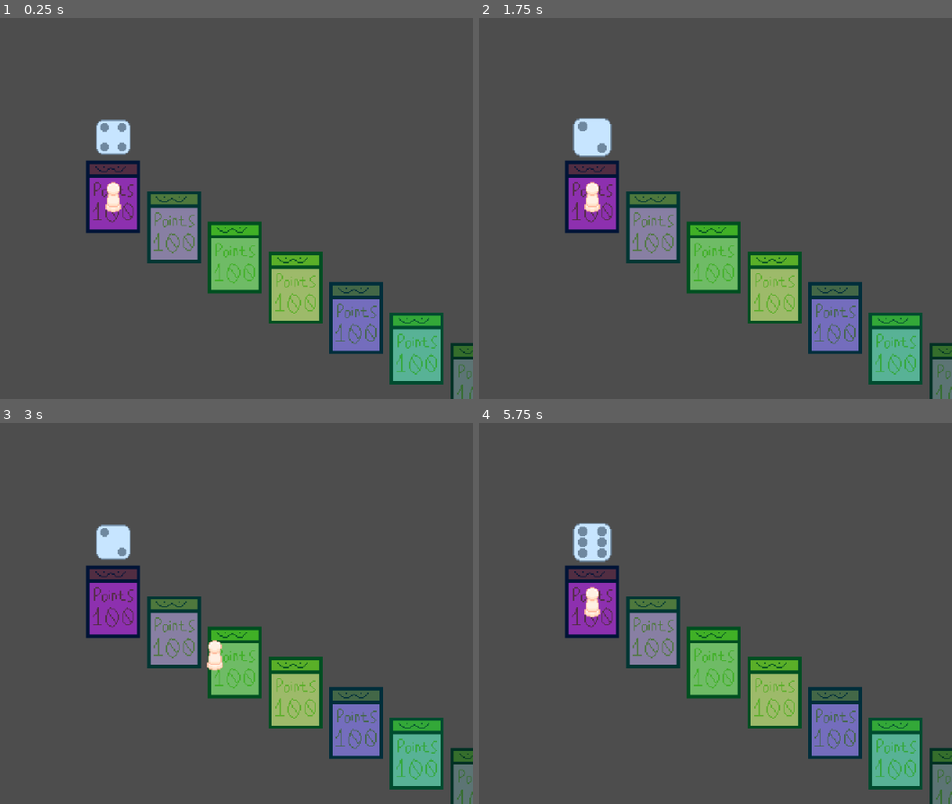
Above: before the commit, frames 1-4 (two rows, left to right).
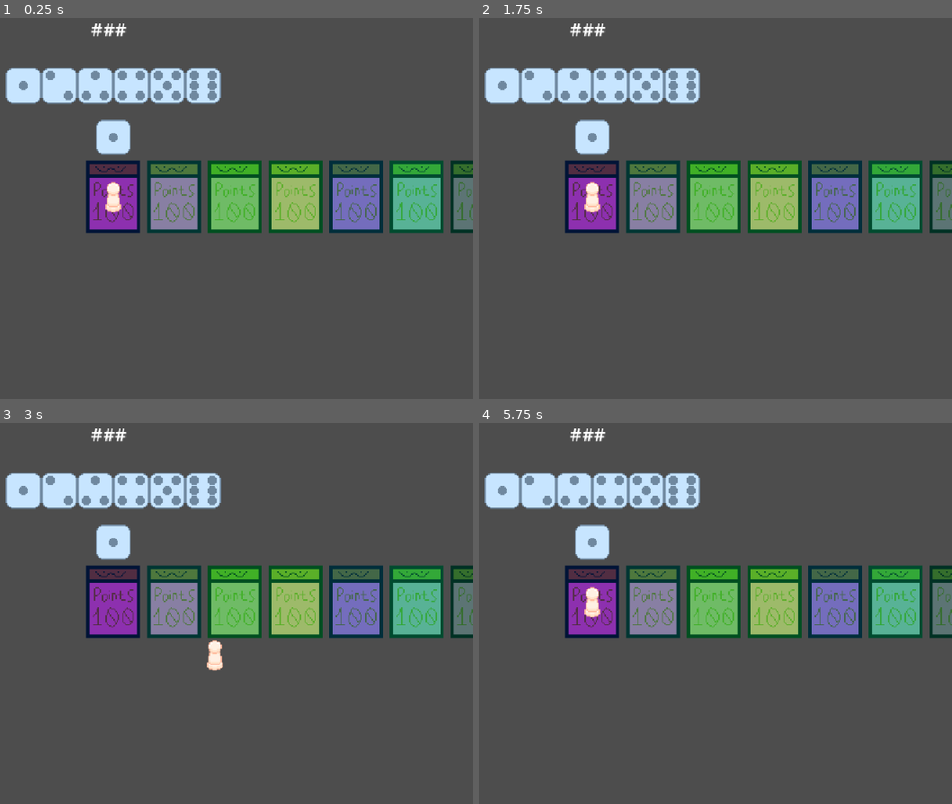
Above: after the commit, the same moments.

Repository: EnderS4m/SmorgasBoard
Game: Godot game, scene res://scenes/Main.tscn
Same seed, same stepped clock (60 frames per second), same inputs: the game is played once before the commit and once after it.
Inputs (mouse positions are in pixels of both pictures, inside the frame that each line leads up to):
- Up to frame 1 (0.25 s): no input
- Up to frame 2 (1.75 s): click (592, 86) at 0.52 s; click (592, 86) at 1.27 s
- Up to frame 3 (3 s): click (113, 491) at 2.02 s; drag from (113, 602) to (416, 762) at 2.77 s
- Up to frame 4 (5.75 s): drag from (outside the picture) to (895, 762) at 3.52 s; move the mouse to (663, 514) at 4.27 s; click (663, 514) at 4.35 s; drag from (554, 682) to (833, 731) at 5.02 s

The runs differ from the first frame. In frame 1, 26% of the frame differs, in the area x 1-100%, y 1-100%; in frame 2, 26%; in frame 3, 25%; in frame 4, 26%.

Commit message:
Oh my lordie lou
Yeah so basically uh more fundamentals stuff. Chipping away at all the states of the dice object, and basically entirely reworking how the dice visually rolls. Nothing actually changes visually, it's all just under the hood work that no one otherwise would care about. Yay. Don't let me forget to delete the "delete_this_later.gd" file later pls.

Diff:
--- a/scenes/Main.tscn
+++ b/scenes/Main.tscn
@@ -1,9 +1,11 @@
-[gd_scene load_steps=5 format=3 uid="uid://dug2kgqgvg4bu"]
+[gd_scene load_steps=7 format=3 uid="uid://dug2kgqgvg4bu"]
 
 [ext_resource type="PackedScene" uid="uid://1vm1vmbay2x7" path="res://scenes/entity/player_piece.tscn" id="1_elqb8"]
 [ext_resource type="PackedScene" uid="uid://dplfoqijp7lxg" path="res://scenes/entity/dice.tscn" id="2_rvslj"]
 [ext_resource type="PackedScene" uid="uid://dhro8ynh38ub0" path="res://scenes/utility/camera_system.tscn" id="3_0bbpv"]
 [ext_resource type="PackedScene" uid="uid://bsfgxdg0pdvwy" path="res://scenes/board/space_spawner.tscn" id="4_rarhs"]
+[ext_resource type="PackedScene" uid="uid://dq7vfuyce7fep" path="res://scenes/ui/button_roll_dice.tscn" id="5_vcsgt"]
+[ext_resource type="Script" uid="uid://bw1pd0ijjq1pe" path="res://scenes/delete_this_later.gd" id="6_c01mt"]
 
 [node name="Main" type="Node2D"]
 
@@ -16,5 +18,19 @@
 
 [node name="SpaceSpawner" parent="." instance=ExtResource("4_rarhs")]
 
+[node name="Button_RollDice" parent="." instance=ExtResource("5_vcsgt")]
+offset_top = -115.0
+offset_bottom = -83.0
+
+[node name="RichTextLabel" type="RichTextLabel" parent="."]
+offset_left = -20.0
+offset_top = -161.0
+offset_right = 20.0
+offset_bottom = -121.0
+text = "###"
+script = ExtResource("6_c01mt")
+
 [connection signal="dice_result" from="Dice" to="PlayerPiece" method="_on_dice_dice_result"]
+[connection signal="dice_result" from="Dice" to="RichTextLabel" method="_on_dice_dice_result"]
 [connection signal="player_home" from="PlayerPiece" to="CameraSystem" method="_on_player_home_update"]
+[connection signal="rollDice" from="Button_RollDice" to="Dice" method="_on_roll_dice"]
--- /dev/null
+++ b/scenes/delete_this_later.gd
@@ -0,0 +1,15 @@
+extends RichTextLabel
+
+
+# Called when the node enters the scene tree for the first time.
+func _ready():
+	pass # Replace with function body.
+
+
+# Called every frame. 'delta' is the elapsed time since the previous frame.
+func _process(delta):
+	pass
+
+
+func _on_dice_dice_result(value):
+	self.text = str(value)
--- /dev/null
+++ b/scenes/ui/button_roll_dice.tscn
@@ -0,0 +1,23 @@
+[gd_scene load_steps=3 format=3 uid="uid://dq7vfuyce7fep"]
+
+[ext_resource type="Texture2D" uid="uid://cms8o7jbnuw03" path="res://assets/sprites/entity/dice.png" id="1_6v6lj"]
+[ext_resource type="Script" uid="uid://b5dgsocosmaly" path="res://scripts/ui/button_roll_dice.gd" id="2_7fe2k"]
+
+[node name="Button_RollDice" type="TextureButton"]
+anchors_preset = 8
+anchor_left = 0.5
+anchor_top = 0.5
+anchor_right = 0.5
+anchor_bottom = 0.5
+offset_left = -96.0
+offset_top = -16.0
+offset_right = 96.0
+offset_bottom = 16.0
+grow_horizontal = 2
+grow_vertical = 2
+size_flags_horizontal = 4
+size_flags_vertical = 4
+texture_normal = ExtResource("1_6v6lj")
+script = ExtResource("2_7fe2k")
+
+[connection signal="pressed" from="." to="." method="_on_pressed"]
--- a/scripts/board/space_spawner.gd
+++ b/scripts/board/space_spawner.gd
@@ -5,7 +5,7 @@
 
 var boardLength: int = 10
 var spaceSpace: int = 54
-var spaceRise: int = 27
+var spaceRise: int = 0
 
 # Called when the node enters the scene tree for the first time.
 func _ready():
@@ -20,7 +20,6 @@
 		position.x += spaceSpace
 		position.y += spaceRise
 
-
 # Called every frame. 'delta' is the elapsed time since the previous frame.
 func _process(_delta):
 	pass
--- a/scripts/entity/dice.gd
+++ b/scripts/entity/dice.gd
@@ -25,22 +25,24 @@
 # What the dice should scale up to when changing frames
 var scaleUp: float = 1.25
 
+# For the idle() function, mostly because Godot is freaking stupid
+# sometimes why can't I just call a function in the _process()
+# function and have that be just one call of the function that can't
+# interrupt itself raaaaaaaahhhhhhhhhhhhhh
+var waiting: bool = false
+
 func _ready():
 	curState = state.IDLE
-	dice.frame = randi_range(0,5)
 
 func _process(delta):
-	result = dice.frame - 1
-
 	if curState == state.IDLE:
-		idle(0.25)
-
+		idle(1)
+	if curState == state.ROLLING:
+		dice.stop()
 	scaleEffect(delta)
 
 func _on_frame_changed():
-	if curState == state.IDLE or curState == state.ROLLING:
-		dice.frame = randi_range(0,5)
-		progress = 1
+	result = dice.get_frame() + 1
 	dice_result.emit(result)
 
 func scaleEffect(delta):
@@ -48,5 +50,21 @@
 	if progress > 0.0:
 		progress -= 0.1 * delta * 60
 
-func idle(animSpeed: float):
-	dice.play("diceRoll",animSpeed)
+# This is meant to be entirely cosmetic but it's probably important
+# to note that the result variable DOES get updated during the IDLE state
+func idle(delay: float):
+	if !waiting:
+		progress = 1
+		waiting = true
+		dice.frame = randi_range(0,5)
+		await get_tree().create_timer(delay).timeout
+		waiting = false
+
+# TODO: Dice starts out rolling super fast and then slows down.
+# When dice rolling is fully slowed down, switch to the RESULT state, and
+# stand by for further instructions
+func _on_roll_dice():
+	curState = state.ROLLING
+	for i in range(0,10):
+		print(i)
+		await get_tree().create_timer(1).timeout
--- a/scripts/entity/player_piece.gd
+++ b/scripts/entity/player_piece.gd
@@ -69,8 +69,9 @@
 # area is a board tile!!!! Don't wanna be changing the home
 # position to be on the dice, now, do we?
 func _on_area_2d_area_entered(area):
-	onLegalTile = true
-	touchingArea2D = area
+	if selected:
+		onLegalTile = true
+		touchingArea2D = area
 
 func _on_area_2d_area_exited(_area):
 	onLegalTile = false
--- /dev/null
+++ b/scripts/ui/button_roll_dice.gd
@@ -0,0 +1,13 @@
+extends TextureButton
+signal rollDice()
+
+# Called when the node enters the scene tree for the first time.
+func _ready():
+	pass # Replace with function body.
+
+# Called every frame. 'delta' is the elapsed time since the previous frame.
+func _process(_delta):
+	pass
+
+func _on_pressed():
+	rollDice.emit()
Not shown, added: scenes/delete_this_later.gd.uid
Not shown, added: scripts/ui/button_roll_dice.gd.uid
